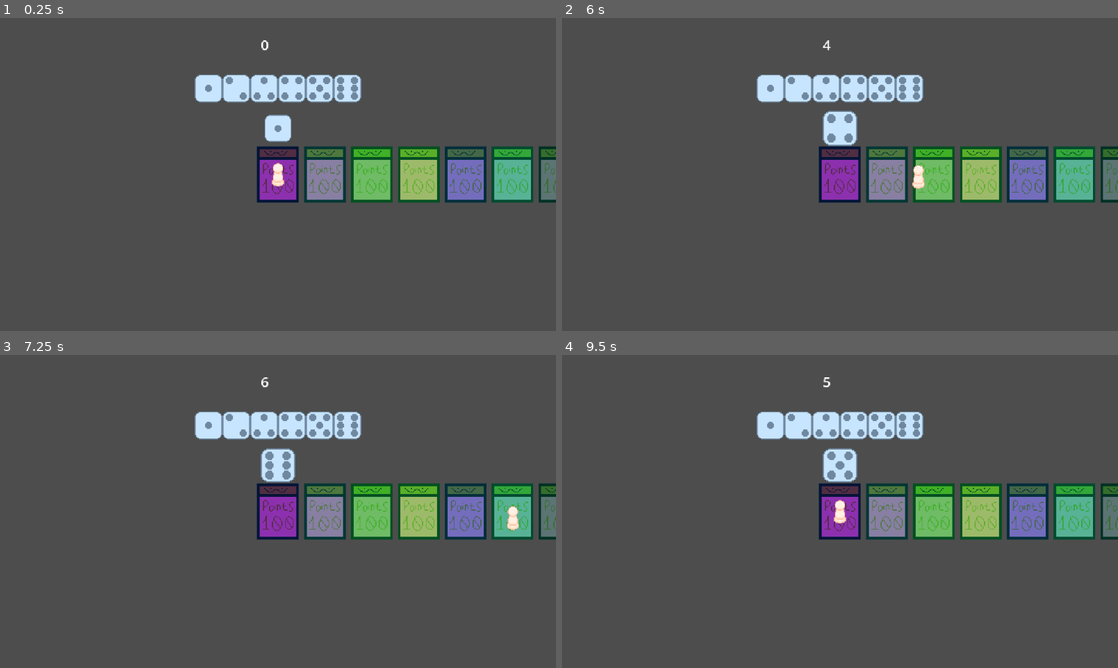
Above: before the commit, frames 1-4 (two rows, left to right).
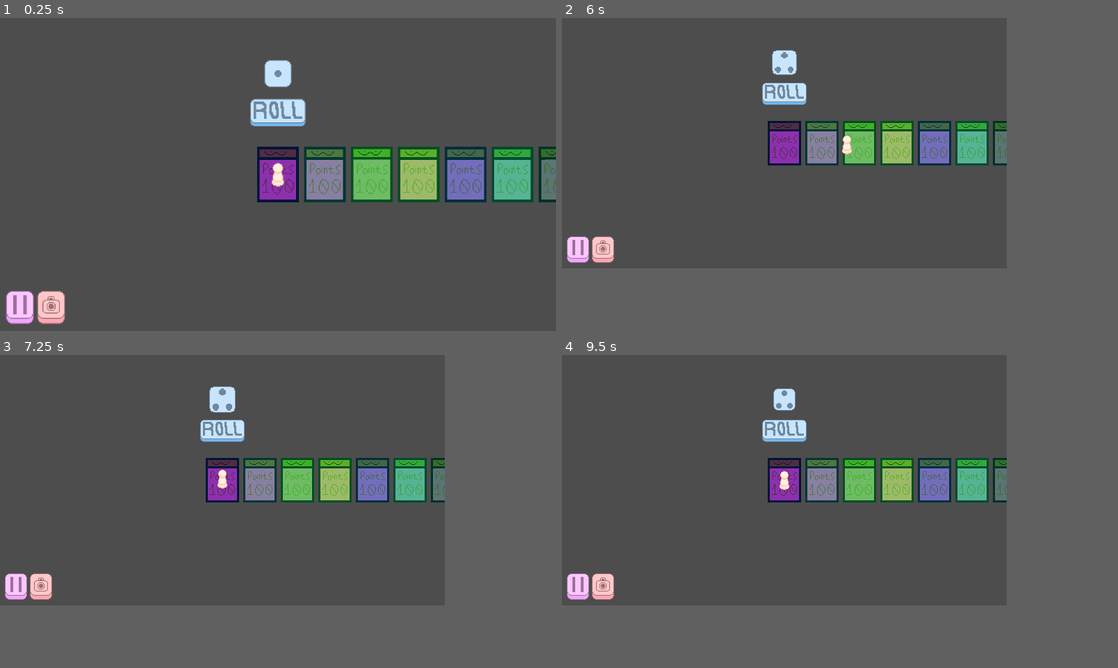
Above: after the commit, the same moments.

Repository: EnderS4m/SmorgasBoard
Game: Godot game, scene res://scenes/Main.tscn
The game is run twice, just before and just after one commit, with the same random seed, the same clock (stepped at 60 frames per second) and the same inputs.
Inputs (mouse positions are in pixels of both pictures, inside the frame that each line leads up to; where the layout moved, square brackets give the same spot in the first picture):
- Up to frame 1 (0.25 s): no input
- Up to frame 2 (6 s): click (840, 111) [840, 86] at 0.5 s; click (584, 309) at 1.27 s; click (612, 309) [840, 86] at 2 s; click (612, 309) [840, 86] at 2.75 s; click (840, 111) [840, 86] at 3.5 s; click (612, 309) [840, 86] at 4.25 s; click (840, 111) [840, 86] at 5 s; tap Enter (ui_accept) at 5.75 s; drag from (840, 174) to (1073, 180) at 5.77 s
- Up to frame 3 (7.25 s): drag from (278, 389) to (511, 517) at 6.52 s
- Up to frame 4 (9.5 s): move the mouse to (895, 442) at 7.27 s; tap Enter (ui_accept) at 7.35, 8.85, 9.02, 9.32 s; click (895, 442) at 7.42 s; drag from (812, 574) to (1073, 517) at 8.02 s; move the mouse to (1006, 558) at 8.77 s; click (1006, 558) at 8.92 s
In our replay, in frame 2 the window is 800x450 before the commit and 640x360 after it. These sizes can differ from the game's own. Grey fills any space a smaller window leaves; there, only what the larger window draws over its background counts as a difference.

The runs differ from the first frame. In frame 1, 5.8% of the frame differs, in the area x 1-100%, y 7-98%; in frame 2, 16%; in frame 3, 16%, in the area x 0-100%, y 7-79%; in frame 4, 16%.

Commit message:
The Mega Update
Where do I even begin

First of all, we're getting the pieces in place for aspect ratio settings. On that, we are also getting the UI in working order, and now we finally have a way to actually change the camera mode so that's nice.

Some smaller stuff as well that I don't really feel like adding here so if you're looking at this commit in the future, just look at everything that was changed or whatever go nuts

Diff:
--- a/project.godot
+++ b/project.godot
@@ -13,17 +13,39 @@
 config/name="SmorgasBoard"
 run/main_scene="uid://dug2kgqgvg4bu"
 config/features=PackedStringArray("4.5", "GL Compatibility")
-config/icon="res://icon.svg"
+run/max_fps=120
+boot_splash/use_filter=false
+boot_splash/image="uid://dsx27fbqdkygy"
+config/icon="uid://bc25phqb6y322"
+
+[autoload]
+
+Config="*res://scripts/utility/config.gd"
 
 [display]
 
 window/size/viewport_width=640
 window/size/viewport_height=360
-window/size/mode=3
 window/size/resizable=false
-window/size/window_width_override=1280
-window/size/window_height_override=720
 window/stretch/mode="canvas_items"
+window/stretch/scale_mode="integer"
+
+[file_customization]
+
+folder_colors={
+"res://assets/": "pink",
+"res://assets/sprites/board/": "orange",
+"res://assets/sprites/entity/": "yellow",
+"res://assets/sprites/ui/": "green",
+"res://scenes/": "purple",
+"res://scenes/board/": "orange",
+"res://scenes/entity/": "yellow",
+"res://scenes/ui/": "green",
+"res://scripts/": "blue",
+"res://scripts/board/": "orange",
+"res://scripts/entity/": "yellow",
+"res://scripts/ui/": "green"
+}
 
 [input]
 
--- a/scenes/Main.tscn
+++ b/scenes/Main.tscn
@@ -1,16 +1,11 @@
-[gd_scene load_steps=7 format=3 uid="uid://dug2kgqgvg4bu"]
+[gd_scene load_steps=5 format=3 uid="uid://dug2kgqgvg4bu"]
 
 [ext_resource type="PackedScene" uid="uid://1vm1vmbay2x7" path="res://scenes/entity/player_piece.tscn" id="1_elqb8"]
-[ext_resource type="PackedScene" uid="uid://dplfoqijp7lxg" path="res://scenes/entity/dice.tscn" id="2_rvslj"]
 [ext_resource type="PackedScene" uid="uid://dhro8ynh38ub0" path="res://scenes/utility/camera_system.tscn" id="3_0bbpv"]
 [ext_resource type="PackedScene" uid="uid://bsfgxdg0pdvwy" path="res://scenes/board/space_spawner.tscn" id="4_rarhs"]
-[ext_resource type="PackedScene" uid="uid://dq7vfuyce7fep" path="res://scenes/ui/button_roll_dice.tscn" id="5_vcsgt"]
-[ext_resource type="Script" uid="uid://bw1pd0ijjq1pe" path="res://scenes/delete_this_later.gd" id="6_c01mt"]
+[ext_resource type="PackedScene" uid="uid://c82jq644xg2g1" path="res://scenes/ui/game/in_game_ui.tscn" id="7_nxtc6"]
 
 [node name="Main" type="Node2D"]
-
-[node name="Dice" parent="." instance=ExtResource("2_rvslj")]
-position = Vector2(0, -53)
 
 [node name="PlayerPiece" parent="." instance=ExtResource("1_elqb8")]
 
@@ -18,19 +13,6 @@
 
 [node name="SpaceSpawner" parent="." instance=ExtResource("4_rarhs")]
 
-[node name="Button_RollDice" parent="." instance=ExtResource("5_vcsgt")]
-offset_top = -115.0
-offset_bottom = -83.0
+[node name="InGameUI" parent="." instance=ExtResource("7_nxtc6")]
 
-[node name="RichTextLabel" type="RichTextLabel" parent="."]
-offset_left = -20.0
-offset_top = -161.0
-offset_right = 20.0
-offset_bottom = -121.0
-text = "###"
-script = ExtResource("6_c01mt")
-
-[connection signal="dice_result" from="Dice" to="PlayerPiece" method="_on_dice_dice_result"]
-[connection signal="dice_result" from="Dice" to="RichTextLabel" method="_on_dice_dice_result"]
 [connection signal="player_home" from="PlayerPiece" to="CameraSystem" method="_on_player_home_update"]
-[connection signal="rollDice" from="Button_RollDice" to="Dice" method="_on_roll_dice"]
--- a/scenes/delete_this_later.gd
+++ /dev/null
@@ -1,14 +0,0 @@
-extends RichTextLabel
-
-
-# Called when the node enters the scene tree for the first time.
-func _ready():
-	pass # Replace with function body.
-
-
-# Called every frame. 'delta' is the elapsed time since the previous frame.
-func _process(_delta):
-	pass
-
-func _on_dice_dice_result(value):
-	self.text = str(value)
--- a/scenes/ui/button_roll_dice.tscn
+++ /dev/null
@@ -1,23 +0,0 @@
-[gd_scene load_steps=3 format=3 uid="uid://dq7vfuyce7fep"]
-
-[ext_resource type="Texture2D" uid="uid://cms8o7jbnuw03" path="res://assets/sprites/entity/dice.png" id="1_6v6lj"]
-[ext_resource type="Script" uid="uid://b5dgsocosmaly" path="res://scripts/ui/button_roll_dice.gd" id="2_7fe2k"]
-
-[node name="Button_RollDice" type="TextureButton"]
-anchors_preset = 8
-anchor_left = 0.5
-anchor_top = 0.5
-anchor_right = 0.5
-anchor_bottom = 0.5
-offset_left = -96.0
-offset_top = -16.0
-offset_right = 96.0
-offset_bottom = 16.0
-grow_horizontal = 2
-grow_vertical = 2
-size_flags_horizontal = 4
-size_flags_vertical = 4
-texture_normal = ExtResource("1_6v6lj")
-script = ExtResource("2_7fe2k")
-
-[connection signal="pressed" from="." to="." method="_on_pressed"]
--- /dev/null
+++ b/scenes/ui/game/button_roll_dice.tscn
@@ -0,0 +1,28 @@
+[gd_scene load_steps=5 format=3 uid="uid://dq7vfuyce7fep"]
+
+[ext_resource type="Texture2D" uid="uid://4dx7nsgto1sr" path="res://assets/sprites/ui/Roll/Button_Roll.png" id="1_p58nv"]
+[ext_resource type="Texture2D" uid="uid://dvwjqpe0ym4vu" path="res://assets/sprites/ui/Roll/Button_Roll_Pressed.png" id="2_7f4nn"]
+[ext_resource type="Script" uid="uid://b5dgsocosmaly" path="res://scripts/ui/game/button_roll_dice.gd" id="2_7fe2k"]
+[ext_resource type="Texture2D" uid="uid://vswcjdfwsl5k" path="res://assets/sprites/ui/Roll/Button_Roll_Hover.png" id="3_j0rwr"]
+
+[node name="Button_RollDice" type="TextureButton"]
+anchors_preset = 8
+anchor_left = 0.5
+anchor_top = 0.5
+anchor_right = 0.5
+anchor_bottom = 0.5
+offset_left = -32.0
+offset_top = -16.0
+offset_right = 32.0
+offset_bottom = 16.0
+grow_horizontal = 2
+grow_vertical = 2
+size_flags_horizontal = 4
+size_flags_vertical = 4
+focus_mode = 0
+texture_normal = ExtResource("1_p58nv")
+texture_pressed = ExtResource("2_7f4nn")
+texture_hover = ExtResource("3_j0rwr")
+script = ExtResource("2_7fe2k")
+
+[connection signal="pressed" from="." to="." method="_on_pressed"]
--- /dev/null
+++ b/scenes/ui/game/in_game_ui.tscn
@@ -0,0 +1,58 @@
+[gd_scene load_steps=10 format=3 uid="uid://c82jq644xg2g1"]
+
+[ext_resource type="Texture2D" uid="uid://exwq8kh7ghpu" path="res://assets/sprites/ui/Pause/Button_Pause.png" id="1_eeonk"]
+[ext_resource type="Texture2D" uid="uid://b2o0jcduasnoo" path="res://assets/sprites/ui/Pause/Button_Pause_Pressed.png" id="2_qvqbd"]
+[ext_resource type="Texture2D" uid="uid://soikxycls7f0" path="res://assets/sprites/ui/Pause/Button_Pause_Hover.png" id="3_3nhwc"]
+[ext_resource type="Texture2D" uid="uid://ca4hehkv2vefm" path="res://assets/sprites/ui/Camera/Button_Camera.png" id="4_5y6qm"]
+[ext_resource type="Texture2D" uid="uid://dlhx46qsbbo5c" path="res://assets/sprites/ui/Camera/Button_Camera_Pressed.png" id="5_spc33"]
+[ext_resource type="Texture2D" uid="uid://duaukid8a2w3e" path="res://assets/sprites/ui/Camera/Button_Camera_Hovered.png" id="6_8o238"]
+[ext_resource type="PackedScene" uid="uid://dq7vfuyce7fep" path="res://scenes/ui/game/button_roll_dice.tscn" id="7_8o238"]
+[ext_resource type="Script" uid="uid://brclg2ix7li7a" path="res://scripts/ui/game/camera_button.gd" id="7_oscxt"]
+[ext_resource type="PackedScene" uid="uid://dplfoqijp7lxg" path="res://scenes/entity/dice.tscn" id="8_s3j3l"]
+
+[node name="InGameUI" type="CanvasLayer"]
+
+[node name="UtilityButtons" type="BoxContainer" parent="."]
+process_mode = 3
+anchors_preset = 2
+anchor_top = 1.0
+anchor_bottom = 1.0
+offset_left = 7.0
+offset_top = -46.0
+offset_right = 47.0
+offset_bottom = -6.0
+grow_vertical = 0
+focus_behavior_recursive = 1
+
+[node name="PauseButton" type="TextureButton" parent="UtilityButtons"]
+layout_mode = 2
+texture_normal = ExtResource("1_eeonk")
+texture_pressed = ExtResource("2_qvqbd")
+texture_hover = ExtResource("3_3nhwc")
+
+[node name="CameraButton" type="TextureButton" parent="UtilityButtons"]
+layout_mode = 2
+texture_normal = ExtResource("4_5y6qm")
+texture_pressed = ExtResource("5_spc33")
+texture_hover = ExtResource("6_8o238")
+script = ExtResource("7_oscxt")
+
+[node name="DiceButtons" type="VBoxContainer" parent="."]
+anchors_preset = 5
+anchor_left = 0.5
+anchor_right = 0.5
+offset_left = -32.0
+offset_top = 93.0
+offset_right = 32.0
+offset_bottom = 133.0
+grow_horizontal = 2
+size_flags_horizontal = 4
+
+[node name="Button_RollDice" parent="DiceButtons" instance=ExtResource("7_8o238")]
+layout_mode = 2
+
+[node name="Dice" parent="DiceButtons/Button_RollDice" instance=ExtResource("8_s3j3l")]
+position = Vector2(32, -29)
+
+[connection signal="pressed" from="UtilityButtons/CameraButton" to="UtilityButtons/CameraButton" method="_on_pressed"]
+[connection signal="rollDice" from="DiceButtons/Button_RollDice" to="DiceButtons/Button_RollDice/Dice" method="_on_roll_dice"]
--- a/scripts/entity/dice.gd
+++ b/scripts/entity/dice.gd
@@ -64,7 +64,7 @@
 # When dice rolling is fully slowed down, switch to the RESULT state, and
 # stand by for further instructions
 func _on_roll_dice():
-	var rollFrames: int = 250
+	var rollFrames: int = 125
 	var rollFramesMod: float = 1.0
 
 	curState = state.ROLLING
--- /dev/null
+++ b/scripts/ui/game/camera_button.gd
@@ -0,0 +1,20 @@
+extends TextureButton
+signal changeMode()
+
+var camMode: int
+@onready var camera = $"../../../CameraSystem"
+
+# Called when the node enters the scene tree for the first time.
+func _ready():
+	camera.camModeSignal.connect(_get_cam_mode)
+
+# Called every frame. 'delta' is the elapsed time since the previous frame.
+func _process(_delta):
+	pass
+
+func _on_pressed():
+	changeMode.emit()
+	print(camMode)
+
+func _get_cam_mode(mode: int):
+	camMode = mode
--- a/scripts/utility/camera_system.gd
+++ b/scripts/utility/camera_system.gd
@@ -1,15 +1,19 @@
 extends Camera2D
 signal camModeSignal(mode: int)
+
+@onready var camButton = $"../InGameUI/UtilityButtons/CameraButton"
 
 enum camModes {
 	PLAYERCAM,
 	FREEROAM
 }
 
-var activeCamMode
+var activeCamMode: int
 
 # Called when the node enters the scene tree for the first time.
 func _ready():
+	camButton.connect("changeMode",_on_change_mode)
+
 	activeCamMode = camModes.PLAYERCAM
 	camModeSignal.emit(activeCamMode)
 
@@ -20,3 +24,8 @@
 func _on_player_home_update(home):
 	if activeCamMode == camModes.PLAYERCAM:
 		position = home
+
+func _on_change_mode():
+	activeCamMode += 1
+	activeCamMode = activeCamMode % 2
+	camModeSignal.emit(activeCamMode)
--- /dev/null
+++ b/scripts/utility/config.gd
@@ -0,0 +1,29 @@
+extends Node
+
+var WINDOW_SIZE: Dictionary = {
+	"SMALL": Vector2i(640,360),
+	"MEDIUM": Vector2i(1280, 720),
+	"LARGE": Vector2i(1920, 1080),
+	"CHUNKY": Vector2i(2560,1440)
+}
+
+var curSize: int = 0
+
+var fullscreen: bool = true
+
+# Called when the node enters the scene tree for the first time.
+func _ready():
+	curSize = 3
+	get_window().set_size(WINDOW_SIZE.values()[curSize])
+	get_window().move_to_center()
+
+# Called every frame. 'delta' is the elapsed time since the previous frame.
+func _process(_delta):
+	windowSizeSetting()
+
+func windowSizeSetting():
+	if Input.is_action_just_pressed("ui_accept"):
+		curSize += 1
+		curSize = curSize % 4
+		get_window().set_size(WINDOW_SIZE.values()[curSize])
+		get_window().move_to_center()
Binary file added: assets/sprites/ui/Camera/Button_Camera.png
Not shown, added: assets/sprites/ui/Camera/Button_Camera.png.import
Binary file added: assets/sprites/ui/Camera/Button_Camera_Hovered.png
Not shown, added: assets/sprites/ui/Camera/Button_Camera_Hovered.png.import
Binary file added: assets/sprites/ui/Camera/Button_Camera_Pressed.png
Not shown, added: assets/sprites/ui/Camera/Button_Camera_Pressed.png.import
Binary file added: assets/sprites/ui/Pause/Button_Pause.png
Not shown, added: assets/sprites/ui/Pause/Button_Pause.png.import
Binary file added: assets/sprites/ui/Pause/Button_Pause_Hover.png
Not shown, added: assets/sprites/ui/Pause/Button_Pause_Hover.png.import
Binary file added: assets/sprites/ui/Pause/Button_Pause_Pressed.png
Not shown, added: assets/sprites/ui/Pause/Button_Pause_Pressed.png.import
(and 11 more such lines)
